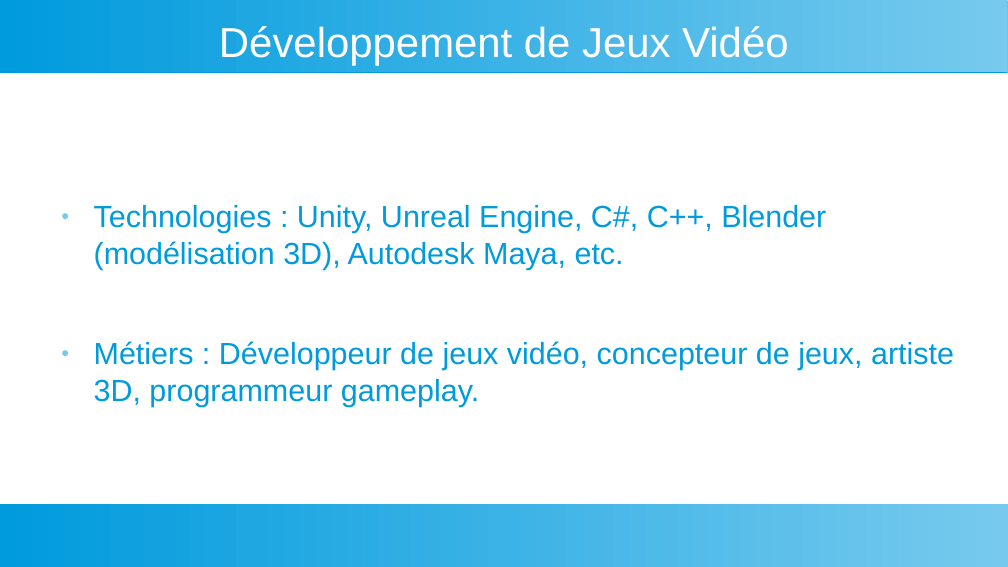
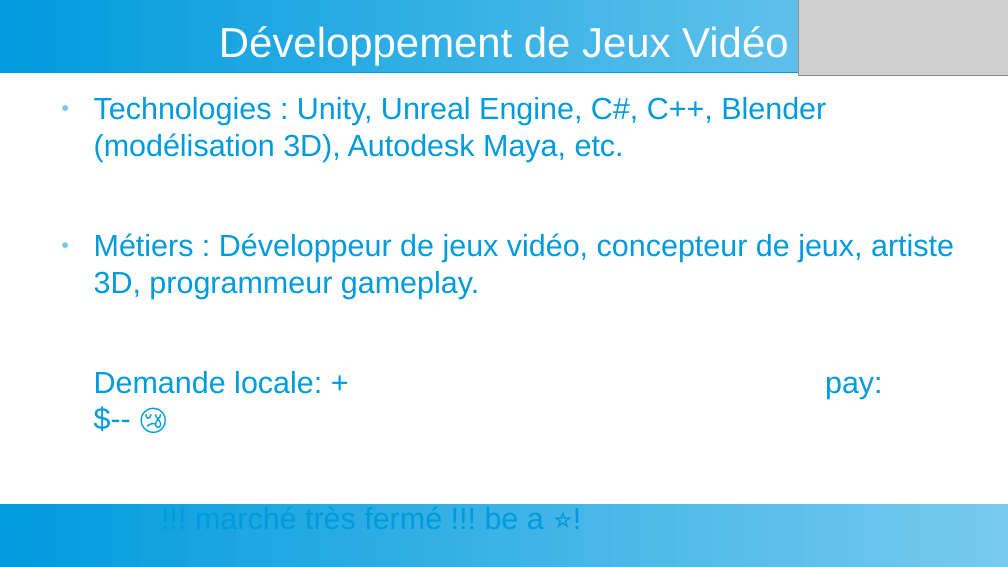
Before and after one commit to dansylvain/market_study_pres00, a slide deck: slide 12 of presentation specialisation pro.odp (slide 15 before the commit). Drawn at 1008x567 pixels with LibreOffice and Linux fonts; fonts in the diff are those of the drawing; grey boxes stand for pictures. Boxes give left, top, right and bottom in pixels: in the first picture for what was removed or moved away, otherwise in the second. Text is boxed around its words. In the diff, an @@ line names an element or a change of style, - is before the commit and + after.

```diff
--- a/presentation specialisation pro.odp
+++ b/presentation specialisation pro.odp
@@ picture added at <box>799,0,1008,76</box> @@
@@ text "Technologies : Unity, Unreal Engine, ...": place and size @@
-text "Technologies : Unity, Unreal Engine, ..." at <box>94,205,954,407</box>
+text "Technologies : Unity, Unreal Engine, ..." at <box>94,97,954,536</box>
@@ text at <box>94,371,544,536</box>: paragraphs added @@
+Demande locale: + pay: $-- 😢
+!!! marché très fermé !!! be a ⭐!
```
Also in this commit, not shown: 13 other slides changed, 9 slides added, 6 slides removed, 1 other file.
